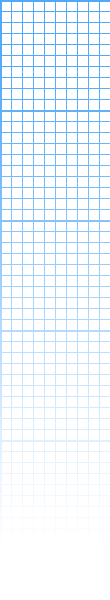
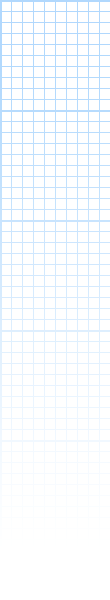
The second 110px x 600px image is a revision of the first. Changes to its layers:
added layer "Color Fill 1" above "Gradient Fill 1" over left=0, top=0, right=110, bottom=533
